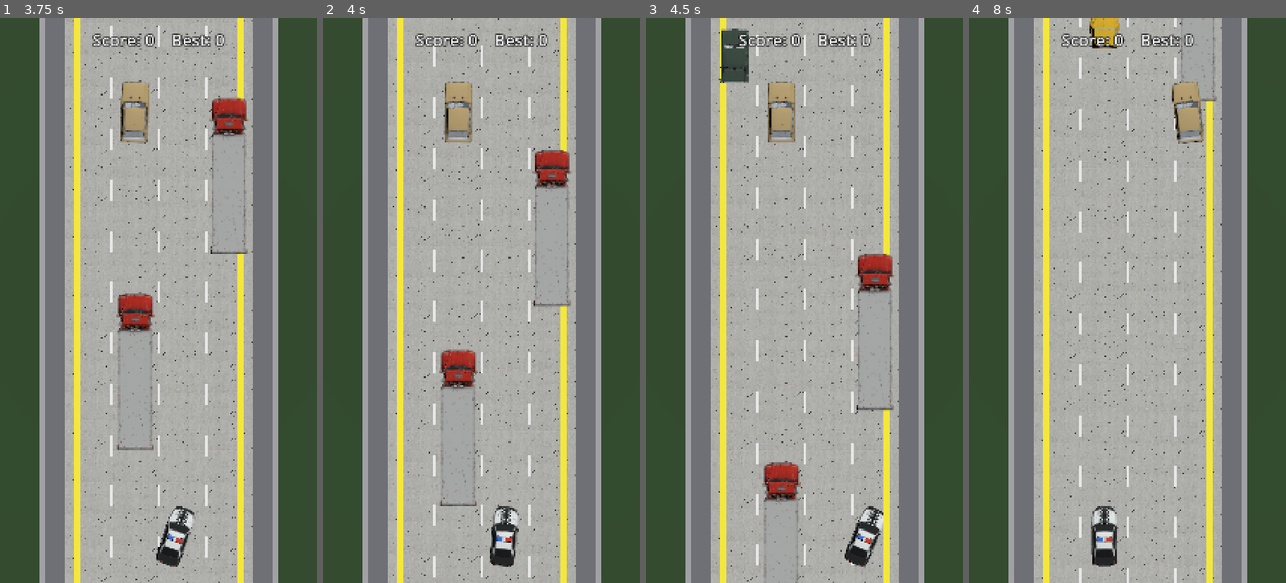
Above: before the commit, frames 1-4 (left to right).
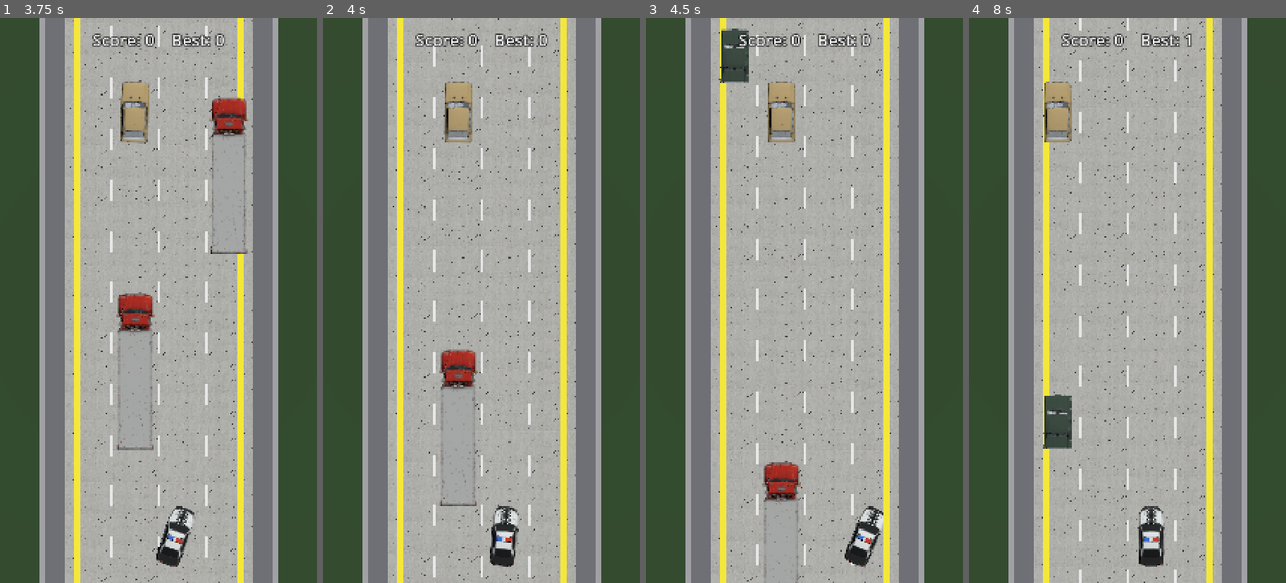
Above: after the commit, the same moments.

Repository: mibazarow/car-game
Game: Godot game, scene res://scenes/Main.tscn
Same seed, same stepped clock (60 frames per second), same inputs: the game is played once before the commit and once after it.
Inputs:
- Up to frame 1 (3.75 s): click "Играть" at 0.5 s; tap Enter (fire_rocket) at 1.25 s; hold Right (move_right) 1.28-2.03 s; hold Enter (fire_rocket) 1.28-2.03 s; hold Left (move_left) 2.03-2.78 s; tap Space (use_nitro) at 2.1 s; hold Right (move_right) 2.78-3.5 s; tap P at 2.85 s; click "Заново" at 3.5 s
- Up to frame 2 (4 s): no input
- Up to frame 3 (4.5 s): hold Right (move_right) from 4.28 s (still down); tap R at 4.35 s
- Up to frame 4 (8 s): release Right (move_right) at 5.03 s; hold Enter (fire_rocket) 5.03-5.78 s; hold Left (move_left) 5.03-7.25 s; tap Space (use_nitro) at 5.85 s; tap P at 6.6 s; click "Заново" at 7.25 s

Frame 1 is identical in both runs. In frame 2, 1.4% of the frame differs, in the area x 66-79%, y 23-52%; in frame 3, 1.4%; in frame 4, 6.6%, in the area x 21-80%, y 0-100%.

Commit message:
feat: denser traffic — up to 2 cars per lane with safe gap + inherited speed

Diff:
--- a/scripts/traffic/traffic_car.gd
+++ b/scripts/traffic/traffic_car.gd
@@ -1,16 +1,20 @@
 extends Area3D
 class_name TrafficCar
-## Placeholder traffic car (enemy). A purple box that scrolls toward the
-## player along the endless 4-lane road. Detected via Area3D for game-over.
+## Placeholder traffic car (enemy). A sprite that scrolls toward the player
+## along the endless 4-lane road. Detected via Area3D for game-over.
 ## Top-down view: +Y is up, world "forward" (travel) is -Z, road scrolls +Z.
-## Traffic is one car per lane, so a car never has another car directly ahead
-## in its own lane; there is no follow/no-overlap logic. The anti-checkmate
-## logic keeps a free lane open for the player at the danger zone.
+## Up to two cars per lane; a follower inherits the leader's speed so it never
+## catches up, and if the leader is held at the danger zone the follower stops
+## at a small gap behind it. The anti-checkmate logic keeps a free lane.
 
 # Where a freshly spawned car enters (top of screen, negative Z).
 const SPAWN_Z: float = -25.0
 # Past this Z the car has passed the player and is recycled.
 const RECYCLE_Z: float = 18.0
+# Sentinel for "no car ahead yet" (very negative Z).
+const NEG_INF := -3.4028235e38
+# Minimum gap kept behind the car ahead when it is held at the danger zone.
+const FOLLOW_GAP := 1.5
 # Small margin so a held car sits just ABOVE the threat band (not inside it).
 const HOLD_MARGIN := 0.01
 # Threat band around the player's row [0.5..5.5] (includes approaching cars). With at most 2 cars, and never in adjacent lanes, the player always has a free lane to dodge into — no "checkmate" wall.
@@ -29,6 +33,8 @@
 var lane: int = 0
 ## Whether the car is currently in use (spawned / active).
 var active: bool = false
+## Active collider half-length in Z (set in activate()).
+var _half_z: float = 0.0
 
 ## Model variant indexes (0..4) that are trucks; trucks drive slower.
 const TRUCK_INDEX_START: int = 3
@@ -36,8 +42,9 @@
 var _models: Array[Node3D]
 var _colliders: Array[CollisionShape3D]
 
-## Activate this car on a given lane with a given forward speed.
-func activate(new_lane: int, new_forward_speed: float) -> void:
+## Activate this car on a lane. If `inherit_speed_z` is given (>= 0), this car
+## takes that world Z speed so a follower never catches up to the car ahead.
+func activate(new_lane: int, new_forward_speed: float, inherit_speed_z: float = -1.0) -> void:
 	var vi: int = randi_range(0, _models.size() - 1)
 	for m in _models:
 		m.visible = false
@@ -45,12 +52,16 @@
 		c.disabled = true
 	_models[vi].visible = true
 	_colliders[vi].disabled = false
+	_half_z = _colliders[vi].shape.size.z * 0.5
 	if vi >= TRUCK_INDEX_START:
 		forward_speed = minf(new_forward_speed, randf_range(1.5, 3.5))
 	else:
 		forward_speed = new_forward_speed
 	lane = clamp(new_lane, 0, 3)
-	speed_z = GameState.speed - forward_speed
+	if inherit_speed_z >= 0.0:
+		speed_z = inherit_speed_z
+	else:
+		speed_z = GameState.speed - forward_speed
 	position.x = RoadConfig.lane_center(lane)
 	position.z = SPAWN_Z
 	active = true
@@ -93,6 +104,12 @@
 		return
 
 	var next_z: float = position.z + speed_z * delta
+	# Never drive past the car directly ahead in this lane: if it is held at the
+	# danger zone, stop at a small gap behind its tail instead of overlapping.
+	var ahead := _car_ahead()
+	if ahead != null:
+		var max_z: float = ahead.position.z - (_half_z + ahead._half_z) - FOLLOW_GAP
+		next_z = minf(next_z, max_z)
 	# Anti-checkmate: a car about to enter the player's danger zone holds just
 	# above it if the zone is already full or the car would sit next to (adjacent
 	# lane) a car already in the zone. This prevents two cars in adjacent lanes
@@ -108,6 +125,23 @@
 		GameState.on_car_passed()
 		deactivate()
 		recycled.emit(self)
+
+## Nearest active car ahead (smaller Z) in this same lane, or null.
+func _car_ahead() -> TrafficCar:
+	var nearest: TrafficCar = null
+	var nearest_z := NEG_INF
+	for node in get_tree().get_nodes_in_group("traffic"):
+		var c := node as TrafficCar
+		if c == null or not c.active or c == self:
+			continue
+		if c.lane != lane:
+			continue
+		if c.position.z >= position.z:
+			continue
+		if c.position.z > nearest_z:
+			nearest = c
+			nearest_z = c.position.z
+	return nearest
 
 ## Number of active traffic cars currently inside the player's danger zone.
 func _count_in_danger_zone() -> int:
--- a/scripts/traffic/traffic_spawner.gd
+++ b/scripts/traffic/traffic_spawner.gd
@@ -5,8 +5,13 @@
 
 @onready var _scene := preload("res://scenes/TrafficCar.tscn")
 
-## Maximum number of traffic cars kept alive at once.
-const MAX_TRAFFIC := 12
+## Maximum number of traffic cars kept alive at once (2 per lane x 4 lanes).
+const MAX_TRAFFIC := 8
+## Maximum cars in the same lane at once.
+const MAX_PER_LANE := 2
+## A new car may spawn in a lane only if an existing car there is at least this
+## far ahead of the spawn point (room for the follower; it inherits its speed).
+const SPAWN_AHEAD_GAP: float = 16.0
 ## Time between spawns.
 const SPAWN_INTERVAL: float = 0.75
 ## Lane range (0..3).
@@ -56,18 +61,31 @@
 		return
 
 	var traffic_car := car as TrafficCar
-	traffic_car.activate(chosen_lane, randf_range(FORWARD_SPEED_MIN, FORWARD_SPEED_MAX))
+	# If the chosen lane already has a car, the new one inherits its speed so the
+	# follower never catches up to the leader (no overlap, no pile-up).
+	var leader_speed := -1.0
+	for node in get_tree().get_nodes_in_group("traffic"):
+		var c := node as TrafficCar
+		if c != null and c.active and c.lane == chosen_lane:
+			leader_speed = c.speed_z
+			break
+	traffic_car.activate(chosen_lane, randf_range(FORWARD_SPEED_MIN, FORWARD_SPEED_MAX), leader_speed)
 	_active_count += 1
 
-## One car per lane: never spawn into a lane that already has an active car
-## anywhere, so cars never tail one another in the same lane (no overlap,
-## no pile-up, no disappearing traffic).
+## Allow spawning into a lane if it has fewer than MAX_PER_LANE cars AND any car
+## already there has advanced at least SPAWN_AHEAD_GAP ahead of the spawn point
+## (so there's room, and the follower inherits the leader's speed / no overlap).
 func _lane_clear_at_spawn(lane_idx: int) -> bool:
+	var count := 0
+	var far_enough := true
 	for node in get_tree().get_nodes_in_group("traffic"):
 		var c := node as TrafficCar
-		if c != null and c.active and c.lane == lane_idx:
-			return false
-	return true
+		if c == null or not c.active or c.lane != lane_idx:
+			continue
+		count += 1
+		if c.position.z > TrafficCar.SPAWN_Z + SPAWN_AHEAD_GAP:
+			far_enough = false
+	return count < MAX_PER_LANE and far_enough
 
 ## Grab an inactive car from the pool, or return null if none is free.
 func _get_free_car() -> Node3D:
